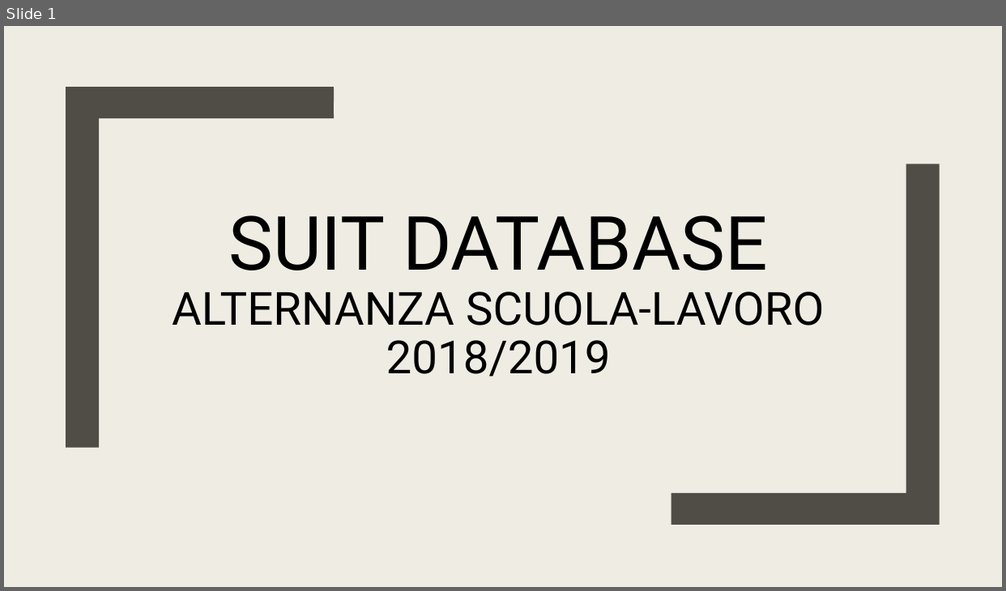
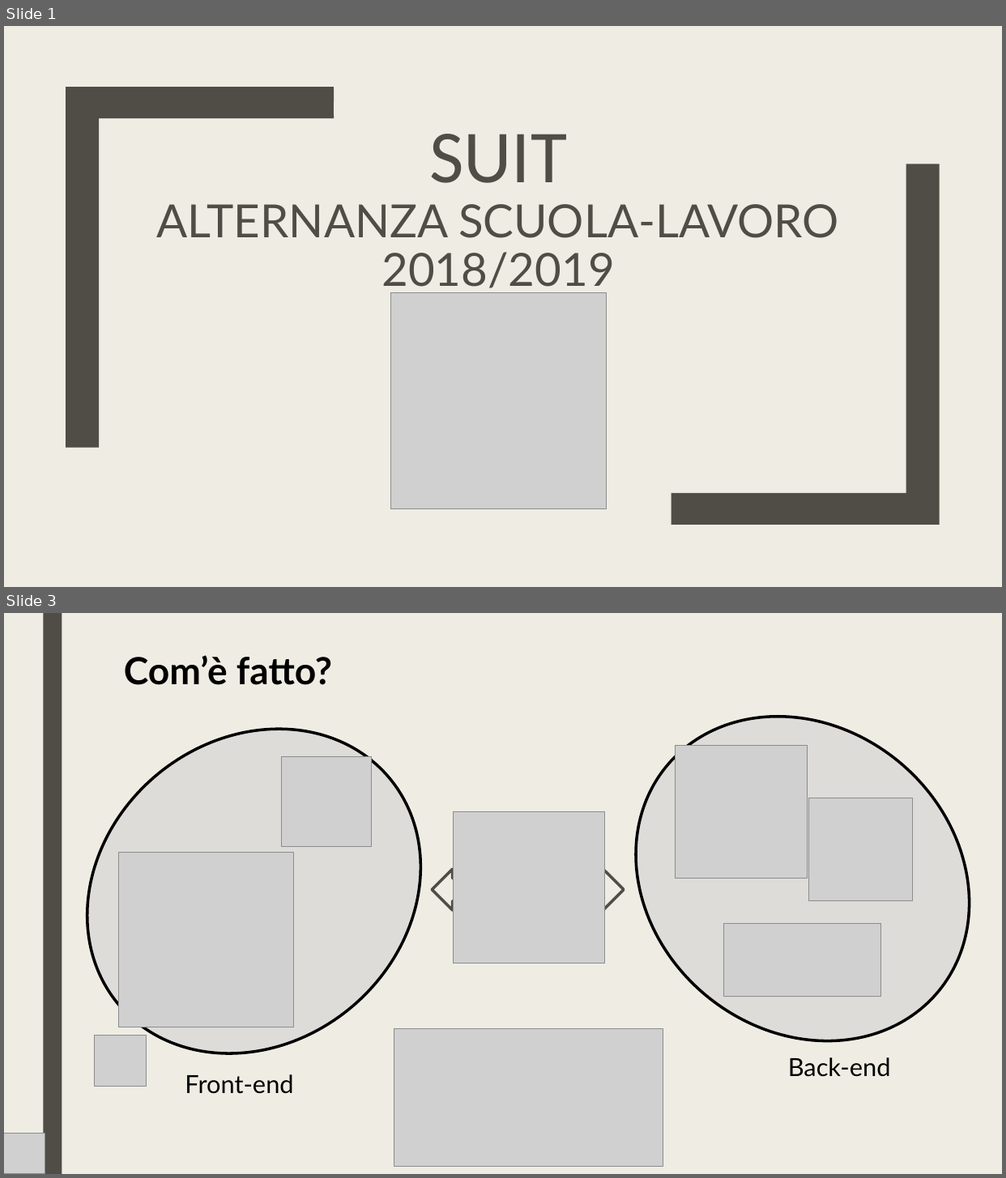
Before and after one commit to lt-scuolalavoro/suit, a slide deck: resources/Suit Database.pptx. Shown one above the other, each under a label of ours: slide 1 before the commit, slides 1 and 3 after it; the slides between them are not shown. The pictures are 1006x591 and 1006x1178 pixels, drawn with LibreOffice and Linux fonts; fonts in the diff are those of the drawing; grey boxes stand for pictures. Boxes give left, top, right and bottom in pixels: in the first picture for what was removed or moved away, otherwise in the second. Text is boxed around its words. In the diff, an @@ line names an element or a change of style, - is before the commit and + after.

```diff
--- a/resources/Suit Database.pptx
+++ b/resources/Suit Database.pptx
@@ slide 3 added at bbox=[4, 613, 1002, 1174], background #EFEDE3 @@
@@ rectangle added at bbox=[43, 613, 62, 1174], fill #4F4D46 @@
@@ title added at bbox=[124, 655, 332, 685], 36 pt, text #000000, bold @@
+Com’è fatto?
@@ ellipse added at bbox=[21, 662, 487, 1121], fill #DDDCD9, outline #000000 2.75 pt @@
@@ picture added at bbox=[281, 756, 371, 846] @@
@@ picture added at bbox=[454, 812, 604, 964] @@
@@ picture added at bbox=[118, 853, 294, 1027] @@
@@ left right arrow added at bbox=[432, 869, 624, 910], outline #4F4D46 2.75 pt @@
@@ group added at bbox=[570, 649, 1002, 1109]: 3 pictures, 1 ellipse @@
@@ picture added at bbox=[95, 1035, 147, 1087] @@
@@ picture added at bbox=[394, 1029, 663, 1167] @@
@@ text added at bbox=[788, 1058, 891, 1077], 24 pt, text #000000 @@
+Back-end
@@ text added at bbox=[185, 1075, 293, 1094], 24 pt, text #000000 @@
+Front-end
@@ picture added at bbox=[4, 1133, 45, 1174] @@
@@ slide 1 changed as well @@
@@ title at bbox=[157, 134, 839, 295]: text changed; font Roboto to Lato; text colour #000000 to #4F4D46 @@
-SUIT DATABASE
-ALTERNANZA SCUOLA-LAVORO 2018/2019
+SUIT
+ALTERNANZA SCUOLA-LAVORO 2018/2019
@@ picture added at bbox=[390, 293, 606, 509] @@
```
Also in this commit, not shown: 8 other slides changed, 1 other slide added, 1 other file.
